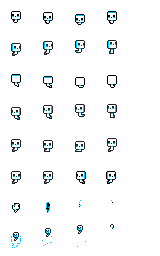
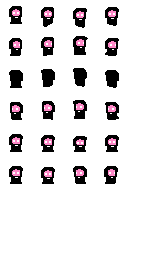
Layered file, before and after one edit (160 × 256). Changes by layer:
renamed "Layer 27" to "ghost", hid it over (11, 11, 117, 248)
renamed "Group 1 copy 2" to "cultist", showed the group it (1 layers) over (9, 6, 119, 184)
painted on "Layer 8" over (9, 8, 119, 184)
